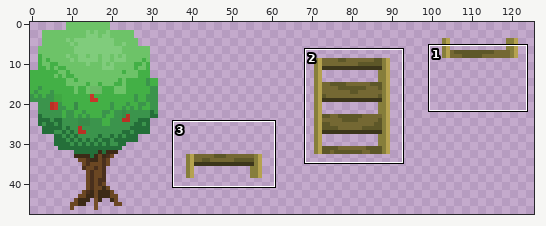
Edited in one commit: sprite sheet (server/public/assets/game/tilesets/3x2.png). Above, an overview of the earlier version with the close-up marked.
Close-up. As it was:
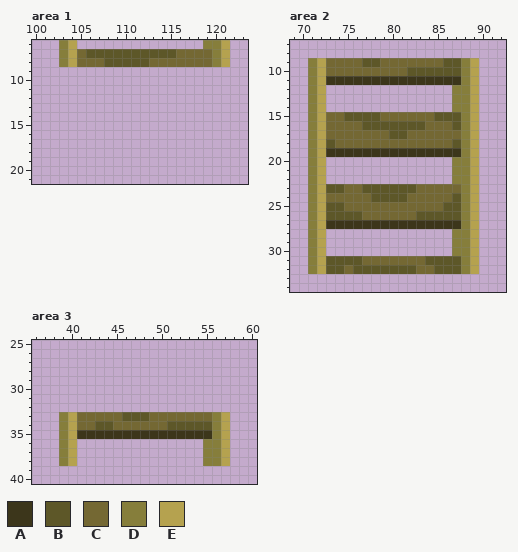
The file is 128x48 pixels. Colours within 5 levels of each other are drawn and written as one. Shown: area 1: x 100..123, y 6..21; area 2: x 69..92, y 7..34; area 3: x 36..60, y 25..40. The wide view leaves out empty margins.
Palette (. is transparent): A #3c361b  B #5d5728  C #746833  D #867e3b  E #b5a24f
Pixels before, area 1, first column x 103:
6 DE..............DDE
7 DECBBBBBBBBBBCCCCDE
8 DECCCBBBBBCCCCCCCDE
Pixels before, area 2, first column x 71:
 9 DECCCCBBCCCCCCCBBDE
10 DECCCCCCCCCBBBBBBDE
11 DEAAAAAAAAAAAAAAADE
12 DE..............DDE
13 DE..............DDE
14 DE..............DDE
15 DECCBBBBCCCCCCBBBDE
16 DECCCCBBBBBBBCCCBDE
17 DECCCCCCCBBCCCCCCDE
18 DEBCCCCCCCCCCCCCBDE
19 DEAAAAAAAAAAAAAAADE
20 DE..............DDE
21 DE..............DDE
22 DE..............DDE
23 DEBBCCBBBBBBCCCCCDE
24 DECCCCCBBBBCCCCCBDE
25 DEBBCCCCCCCCCCCBBDE
26 DEBBBBCCCCCCBBBBBDE
27 DEAAAAAAAAAAAAAAADE
28 DE..............DDE
29 DE..............DDE
30 DE..............DDE
31 DEBBBBCCCCCCCBBBBDE
32 DEBBCBBBBBBBCCBBBDE
Pixels before, area 3, first column x 39:
33 DECCCCCBBBCCCCCCCDE
34 DECCBBCCCCCCBBBBBDE
35 DEAAAAAAAAAAAAAAADE
36 DE..............DDE
37 DE..............DDE
38 DE..............DDE
After:
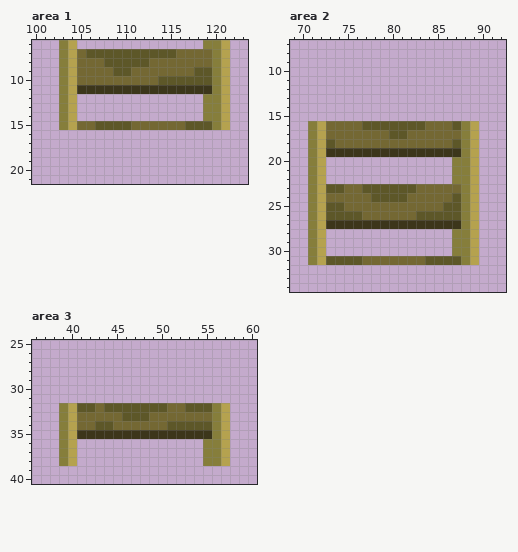
Changes in this commit:
Area 1:
y 9: x 103..121 ................... -> DECCCCBBCCCCCCCBBDE
y 10: x 103..121 ................... -> DECCCCCCCCCBBBBBBDE
y 11: x 103..121 ................... -> DEAAAAAAAAAAAAAAADE
y 12..14: x 103..104 .. -> DE; x 119..121 ... -> DDE
y 15: x 103..121 ................... -> DECCBBBBCCCCCCBBBDE
Area 2:
y 9: x 71..89 DECCCCBBCCCCCCCBBDE -> ...................
y 10: x 71..89 DECCCCCCCCCBBBBBBDE -> ...................
y 11: x 71..89 DEAAAAAAAAAAAAAAADE -> ...................
y 12..14: x 71..72 DE -> ..; x 87..89 DDE -> ...
y 15: x 71..89 DECCBBBBCCCCCCBBBDE -> ...................
y 32: x 71..89 DEBBCBBBBBBBCCBBBDE -> ...................
Area 3:
y 32: x 39..57 ................... -> DEBBCBBBBBBBCCBBBDE
